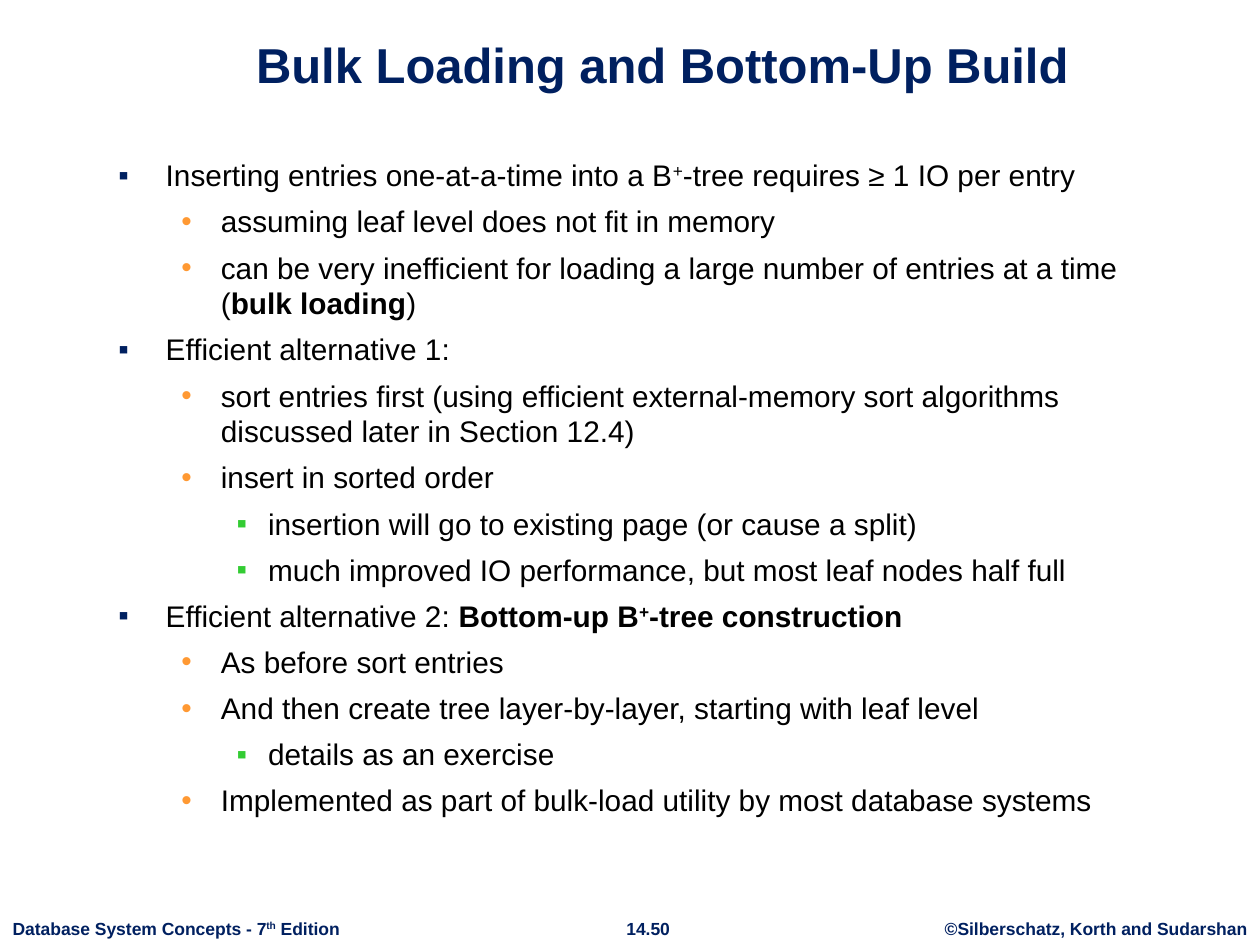
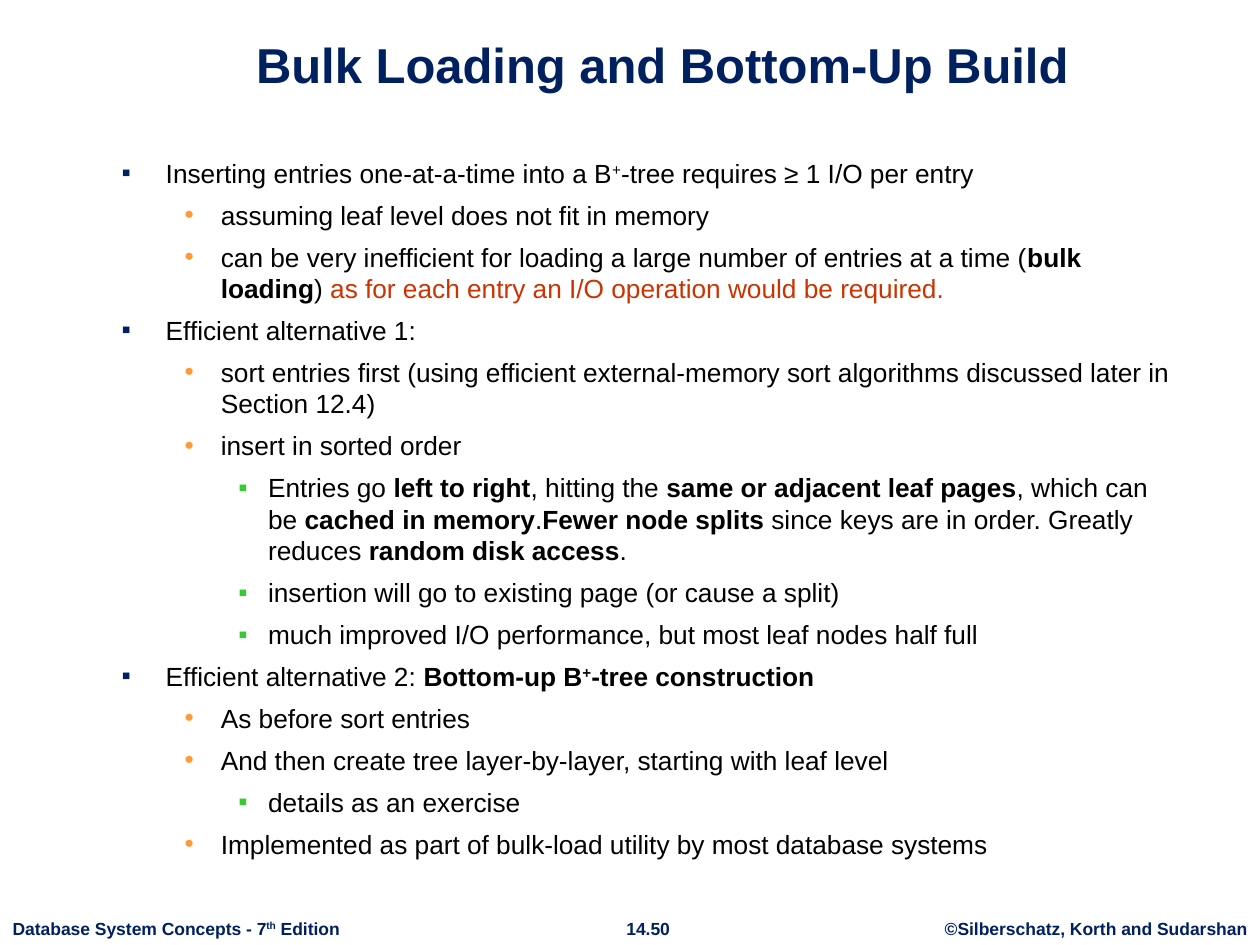
Before and after one commit to rizveeredwan/course-contents, a slide deck: slide 50 of CSE-3104/Slides/ch14.pptx. Drawn at 1260x945 pixels with LibreOffice and Linux fonts; fonts in the diff are those of the drawing; background and template pictures are left out. Boxes give left, top, right and bottom in pixels: in the first picture for what was removed or moved away, otherwise in the second. Text is boxed around its words. In the diff, an @@ line names an element or a change of style, - is before the commit and + after.

```diff
--- a/CSE-3104/Slides/ch14.pptx
+++ b/CSE-3104/Slides/ch14.pptx
@@ text at (166,164,973,188): text changed; size 17 to 15 pt @@
-▪ Inserting entries one-at-a-time into a B+-tree requires ≥ 1 IO per entry
+▪ Inserting entries one-at-a-time into a B+-tree requires ≥ 1 I/O per entry
@@ text at (166,206,1168,859): size 17 to 15 pt in "assuming leaf level does not fit in ...", "Efficient alternative 1:", "sort entries first (using efficient external-memory sort ...", "insert in sorted order" and 6 more places; indent changed @@
@@ text at (221,248,1082,304): text changed; size 17 to 15 pt @@
-  • can be very inefficient for loading a large number of entries at a time (bulk loading)
+  • can be very inefficient for loading a large number of entries at a time (bulk loading) as for each entry an I/O operation would be required.
@@ text at (268,478,1147,561): paragraph added @@
+    ▪ Entries go left to right, hitting the same or adjacent leaf pages, which can be cached in memory.Fewer node splits since keys are in order. Greatly reduces random disk access.
@@ text at (268,625,978,650): text changed; size 17 to 15 pt @@
-    ▪ much improved IO performance, but most leaf nodes half full
+    ▪ much improved I/O performance, but most leaf nodes half full
```
Also in this commit, not shown: 5 other slides changed, 1 slide added, 1 other file.
